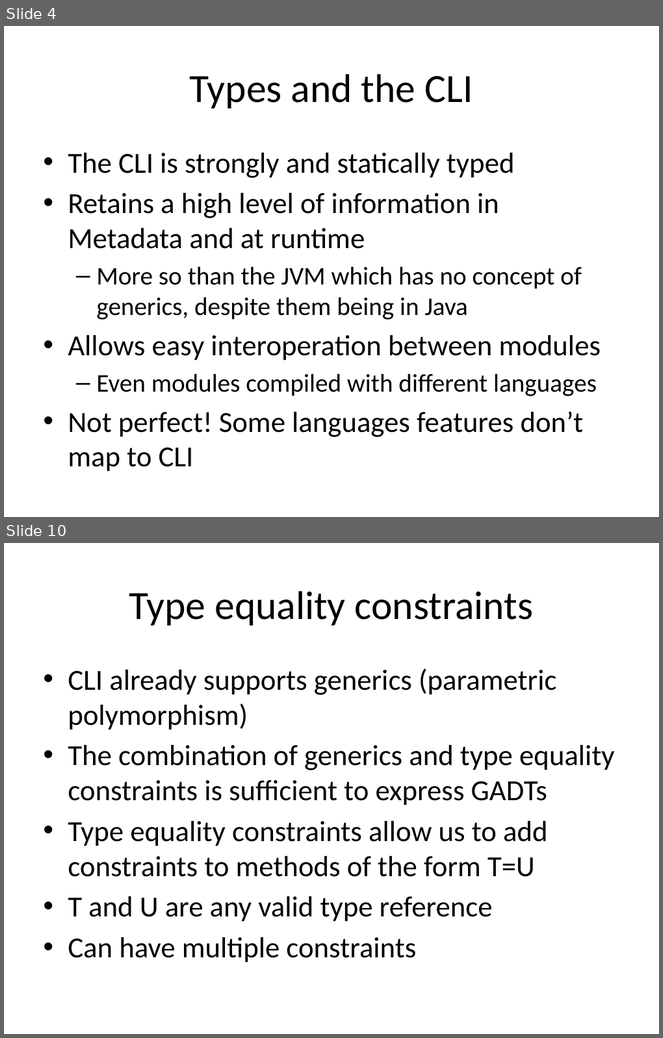
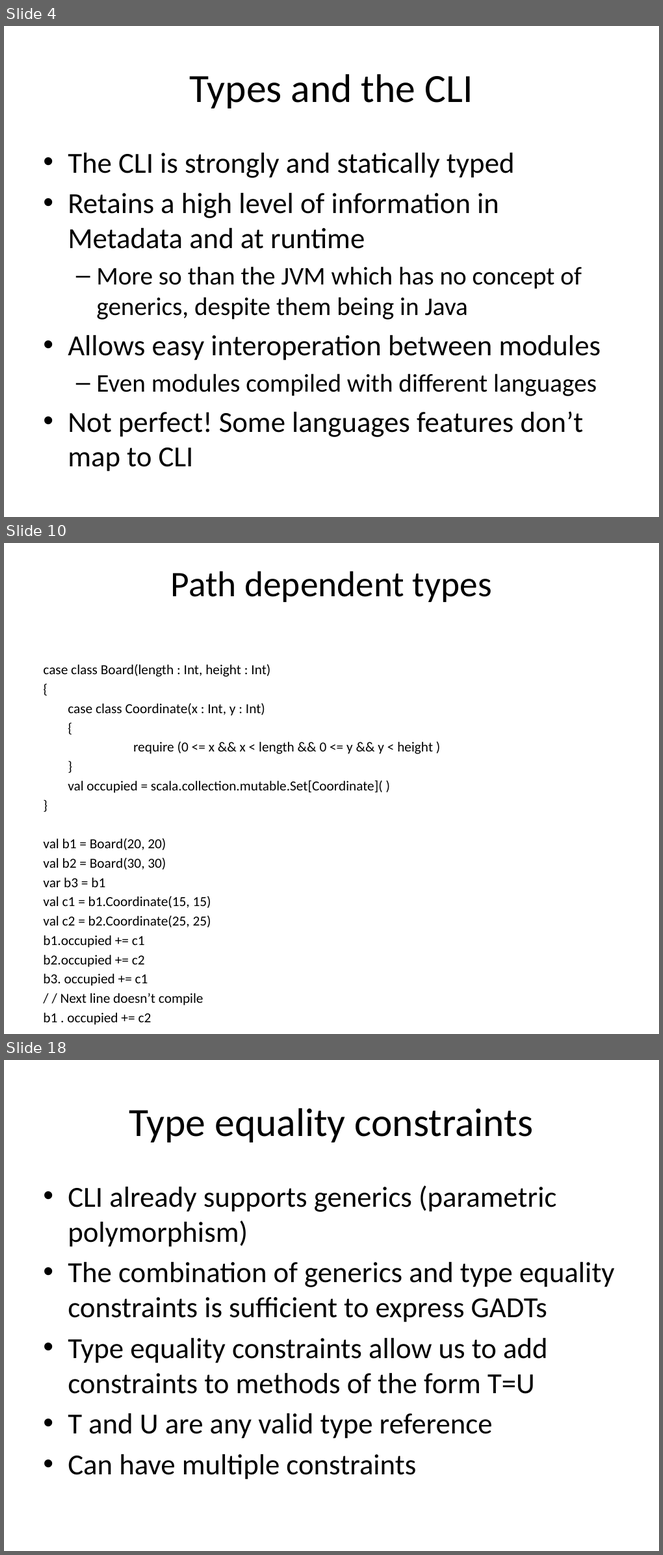
Before and after one commit to Frassle/Imperial-FYP, a slide deck: draftPresenation.pptx. Shown one above the other, each under a label of ours: slides 4 and 10 before the commit, slides 4, 10 and 18 after it; the slides between them are not shown. The pictures are 663x1038 and 663x1555 pixels, drawn with LibreOffice and Linux fonts; fonts in the diff are those of the drawing. Boxes give left, top, right and bottom in pixels: in the first picture for what was removed or moved away, otherwise in the second. Text is boxed around its words. In the diff, an @@ line names an element or a change of style, - is before the commit and + after.

```diff
--- a/draftPresenation.pptx
+++ b/draftPresenation.pptx
@@ slide 10 added at (4, 543, 659, 1034), background #FFFFFF @@
@@ title added at (171, 571, 492, 602), 39.6 pt, text #000000 @@
+Path dependent types
@@ text added at (43, 664, 433, 1025), 15.2 pt, text #000000 @@
+case class Board(length : Int, height : Int)
+{
+case class Coordinate(x : Int, y : Int)
+{
+require (0 <= x && x < length && 0 <= y && y < height )
+}
+val occupied = scala.collection.mutable.Set[Coordinate]( )
+}
+val b1 = Board(20, 20)
+val b2 = Board(30, 30)
+var b3 = b1
+val c1 = b1.Coordinate(15, 15)
+val c2 = b2.Coordinate(25, 25)
+b1.occupied += c1
+b2.occupied += c2
+b3. occupied += c1
+/ / Next line doesn’t compile
+b1 . occupied += c2
@@ what was slide 10 is now slide 18 @@
```
Also in this commit, not shown: 1 slide changed, 11 other slides added.
